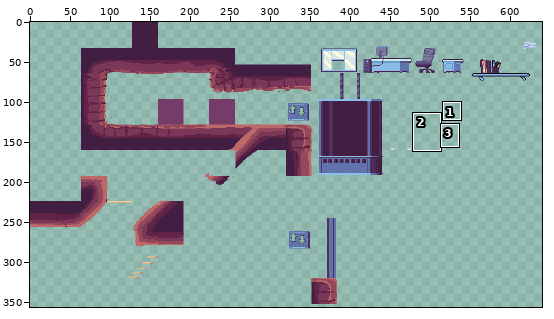
Edited in one commit: pixel-art file (assets/gfx/world/World Tileset.aseprite). Above, an overview of the earlier version with the close-up marked.
Close-up. Earlier state:
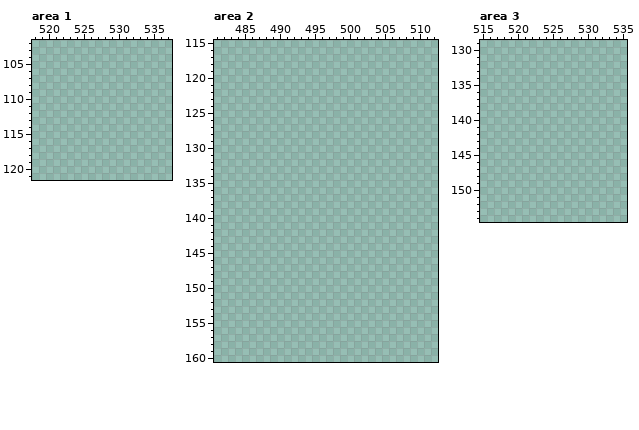
640x360 pixels, 1 frame. Shown: area 1: x 518..537, y 102..121; area 2: x 481..512, y 115..160; area 3: x 515..535, y 129..154. The wide view leaves out empty margins. The commit also changed other parts of the picture, which this record leaves out.
Now the later version:
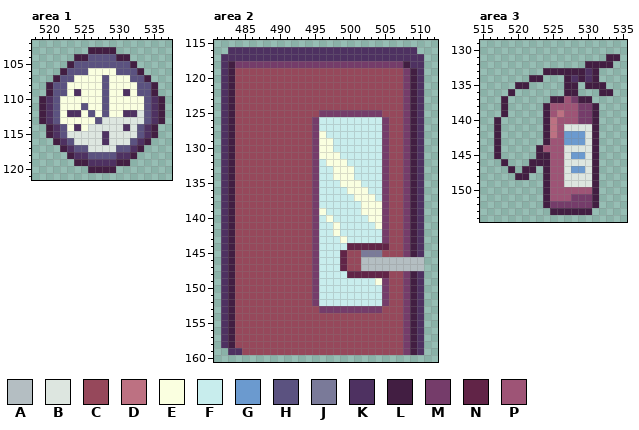
Palette (. is transparent): A #b4bec2  B #dde6e0  C #96485b  D #bd7182  E #faffe0  F #c8eded  G #6b9acf  H #5b5280  J #7a7a99  K #4e3161  L #421e42  M #753c6a  N #612447  P #9e5476
Diff:
--- area 1, layer "FG Tiles"
@@ x 518..537 @@
 102 ....................
-103 ....................
-104 ....................
-105 ....................
-106 ....................
-107 ....................
-108 ....................
-109 ....................
-110 ....................
-111 ....................
-112 ....................
-113 ....................
-114 ....................
-115 ....................
-116 ....................
-117 ....................
-118 ....................
-119 ....................
-120 ....................
+103 ........LLLL........
+104 ......LLHHHHLL......
+105 .....LHHHHHHHHL.....
+106 ....LHHHEEEEHHHL....
+107 ...LHHEEEEHEEEHHL...
+108 ..LHHEEEEEHEEEEHHL..
+109 ..LHHEKEEEHEEKEHHL..
+110 .LKHEEEEEEHEEEEEHKL.
+111 .LKHEEEHEEHEEEEEHKL.
+112 .LKHEKKEHEHEEKKBHKL.
+113 .LKHEEEEEHBBBBBBHKL.
+114 ..LKHEKEBBBBBKBHKL..
+115 ..LKHBBBBBKBBBBHKL..
+116 ...LKHBBBBKBBBHKL...
+117 ....LKHHBBBBHHKL....
+118 .....LKKHHHHKKL.....
+119 ......LLKKKKLL......
+120 ........LLLL........
 121 ....................
--- area 2, layer "FG Tiles"
@@ x 481..512 @@
 115 ................................
-116 ................................
-117 ................................
-118 ................................
-119 ................................
-120 ................................
-121 ................................
-122 ................................
-123 ................................
-124 ................................
-125 ................................
-126 ................................
-127 ................................
-128 ................................
-129 ................................
-130 ................................
-131 ................................
-132 ................................
-133 ................................
-134 ................................
-135 ................................
-136 ................................
-137 ................................
-138 ................................
-139 ................................
-140 ................................
-141 ................................
-142 ................................
-143 ................................
-144 ................................
-145 ................................
-146 ................................
-147 ................................
-148 ................................
-149 ................................
-150 ................................
-151 ................................
-152 ................................
-153 ................................
-154 ................................
-155 ................................
-156 ................................
-157 ................................
-158 ................................
-159 ................................
+116 ..KKKKKKKKKKKKKKKKKKKKKKKKKKK...
+117 .KKKKKKKKKKKKKKKKKKKKKKKKKKKKK..
+118 .KLMMMMMMMMMMMMMMMMMMMMMMMMLKK..
+119 .KLCCCCCCCCCCCCCCCCCCCCCCCCMLK..
+120 .KLCCCCCCCCCCCCCCCCCCCCCCCCMLK..
+121 .KLCCCCCCCCCCCCCCCCCCCCCCCCMLK..
+122 .KLCCCCCCCCCCCCCCCCCCCCCCCCMLK..
+123 .KLCCCCCCCCCCCCCCCCCCCCCCCCMLK..
+124 .KLCCCCCCCCCCCCCCCCCCCCCCCCMLK..
+125 .KLCCCCCCCCCCCCMMMMMMMMMCCCMLK..
+126 .KLCCCCCCCCCCCMFFFFFFFFFMCCMLK..
+127 .KLCCCCCCCCCCCMFFFFFFFFFMCCMLK..
+128 .KLCCCCCCCCCCCMEFFFFFFFFMCCMLK..
+129 .KLCCCCCCCCCCCMEEFFFFFFFMCCMLK..
+130 .KLCCCCCCCCCCCMEEFFFFFFFMCCMLK..
+131 .KLCCCCCCCCCCCMEEEFFFFFFMCCMLK..
+132 .KLCCCCCCCCCCCMFEEEFFFFFMCCMLK..
+133 .KLCCCCCCCCCCCMFFEEEFFFFMCCMLK..
+134 .KLCCCCCCCCCCCMFFEEEFFFFMCCMLK..
+135 .KLCCCCCCCCCCCMFFFEEEFFFMCCMLK..
+136 .KLCCCCCCCCCCCMFFFFEEEFFMCCMLK..
+137 .KLCCCCCCCCCCCMFFFFFEEEFMCCMLK..
+138 .KLCCCCCCCCCCCMFFFFFFEEEMCCMLK..
+139 .KLCCCCCCCCCCCMEFFFFFEEEMCCMLK..
+140 .KLCCCCCCCCCCCMFEFFFFFEEMCCMLK..
+141 .KLCCCCCCCCCCCMFFEFFFFFEMCCMLK..
+142 .KLCCCCCCCCCCCMFFEFFFFFFMCCMLK..
+143 .KLCCCCCCCCCCCMFFFEFFFFFMCCMLK..
+144 .KLCCCCCCCCCCCMFFFFNNNNNNCCMLK..
+145 .KLCCCCCCCCCCCMFFFNCCJJJCCCMLK..
+146 .KLCCCCCCCCCCCMFFFNCCAAAAAAAAA..
+147 .KLCCCCCCCCCCCMFFFNCCAAAAAAAAA..
+148 .KLCCCCCCCCCCCMFFFFNNNNNNCCMLK..
+149 .KLCCCCCCCCCCCMFFFFFFFFEMCCMLK..
+150 .KLCCCCCCCCCCCMFFFFFFFFFMCCMLK..
+151 .KLCCCCCCCCCCCMFFFFFFFFFMCCMLK..
+152 .KLCCCCCCCCCCCMFFFFFFFFFMCCMLK..
+153 .KLCCCCCCCCCCCCMMMMMMMMMCCCMLK..
+154 .KLCCCCCCCCCCCCCCCCCCCCCCCCMLK..
+155 .KLCCCCCCCCCCCCCCCCCCCCCCCCMLK..
+156 .KLCCCCCCCCCCCCCCCCCCCCCCCCMLK..
+157 .KLCCCCCCCCCCCCCCCCCCCCCCCCMLK..
+158 .KLCCCCCCCCCCCCCCCCCCCCCCCCMLK..
+159 ..KKCCCCCCCCCCCCCCCCCCCCCCCMLK..
 160 ................................
--- area 3, layer "FG Tiles"
@@ x 515..535 @@
 130 .....................
-131 .....................
-132 .....................
-133 .....................
-134 .....................
-135 .....................
-136 .....................
-137 .....................
-138 .....................
-139 .....................
-140 .....................
-141 .....................
-142 .....................
-143 .....................
-144 .....................
-145 .....................
-146 .....................
-147 .....................
-148 .....................
-149 .....................
-150 .....................
-151 .....................
-152 .....................
-153 .....................
+131 ..................LL.
+132 ...............LLLL..
+133 .........LLLLLLKL....
+134 .......LL...LKLKL....
+135 .....LL.....LL.LLL...
+136 ....L.......LL...LL..
+137 ...L......LLPMLL.....
+138 ...L.....LPPPPMML....
+139 ...L.....LPDPPMML....
+140 ..L......LDPPPMML....
+141 ..L......LDPBBBBL....
+142 ..L......LDPGGGBL....
+143 ..L......LPPGGGBL....
+144 ..L.....LPPPBBBBL....
+145 ..L.....LLPPBGGBL....
+146 ...L...LLLPPBBBBL....
+147 ....L.LL.LPPBGGBL....
+148 .....LL..LPPBBBBL....
+149 .........LPPBBBBL....
+150 .........LPPPPPPL....
+151 .........LPPPMMML....
+152 .........LMMMMMML....
+153 ..........LLLLLL.....
 154 .....................
Where, in picture pixels (left, top, right, bottom), the same in both close-ups:
added: (39, 47, 165, 173)
added: (221, 47, 424, 355)
added: (494, 54, 620, 215)
